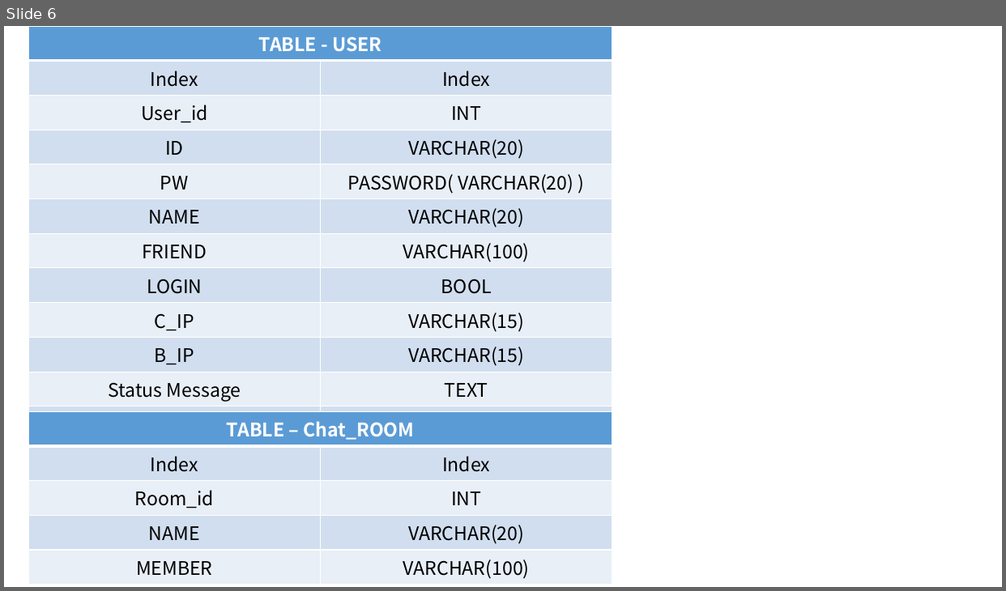
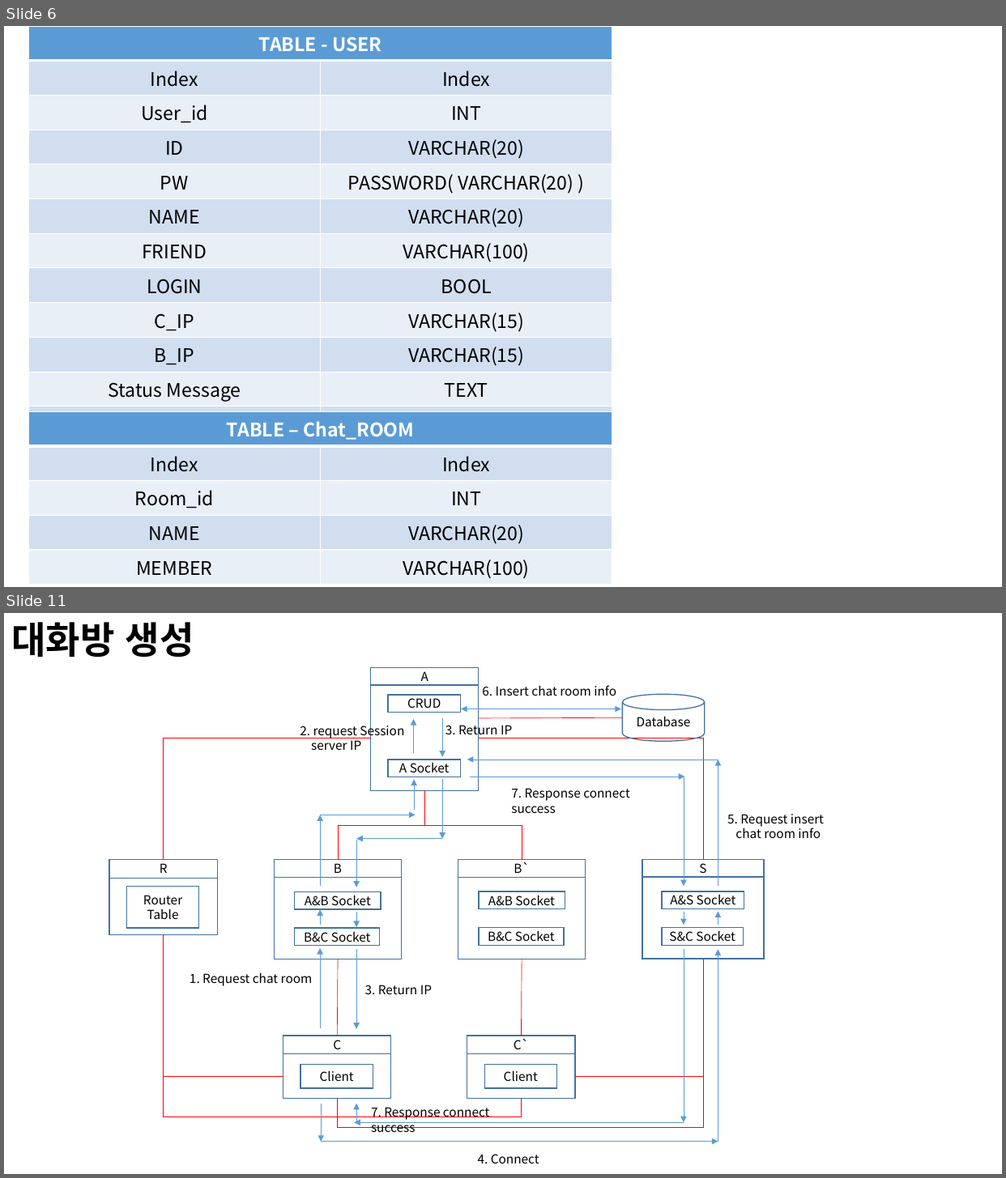
Before and after one commit to YooSeongHyun/Telcoware, a slide deck: flow.pptx. Shown one above the other, each under a label of ours: slide 6 before the commit, slides 6 and 11 after it; the slides between them are not shown. The pictures are 1006x591 and 1006x1178 pixels, drawn with LibreOffice and Linux fonts; fonts in the diff are those of the drawing. Boxes give left, top, right and bottom in pixels: in the first picture for what was removed or moved away, otherwise in the second. Text is boxed around its words. In the diff, an @@ line names an element or a change of style, - is before the commit and + after.

```diff
--- a/flow.pptx
+++ b/flow.pptx
@@ slide 11 added at [4,613,1002,1174], background #FFFFFF @@
@@ text added at [11,622,194,657], 36 pt, text #000000, bold @@
+대화방 생성
@@ group added at [109,667,824,1164]: 25 rectangles, 24 arrows, 9 texts, 8 elbow lines, 3 lines, 1 cylinder, 1 double arrow @@
+A
+CRUD
+A Socket
+R
+Router
+Table
+S
+A&S Socket
+S&C Socket
+B
+A&B Socket
+B&C Socket
+C`
+Client
+B`
+A&B Socket
+B&C Socket
+C
+Client
+Database
+1. Request chat room
+3. Return IP
+2. request Session
+server IP
+4. Connect
+5. Request insert
+chat room info
+6. Insert chat room info
+3. Return IP
+7. Response connect success
+7. Response connect success
```
Also in this commit, not shown: 3 slides changed, 3 other slides added, 8 other files.
